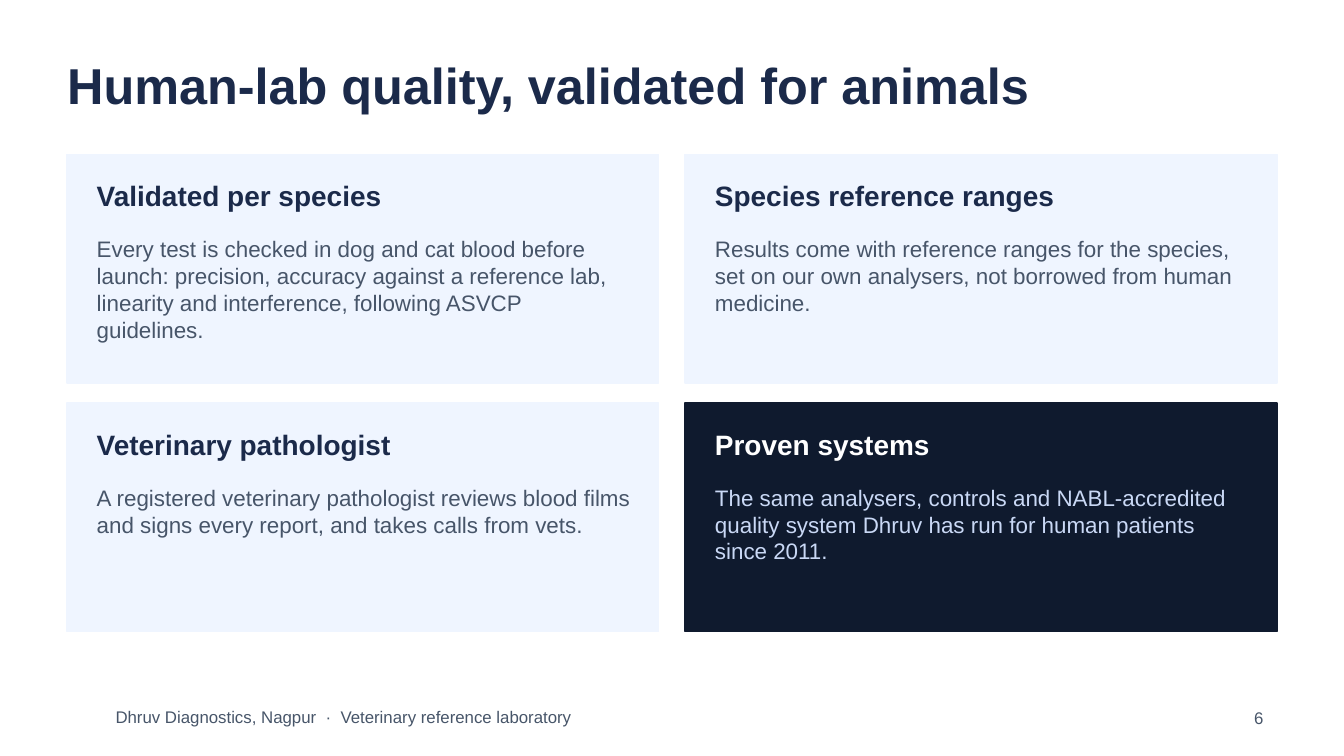
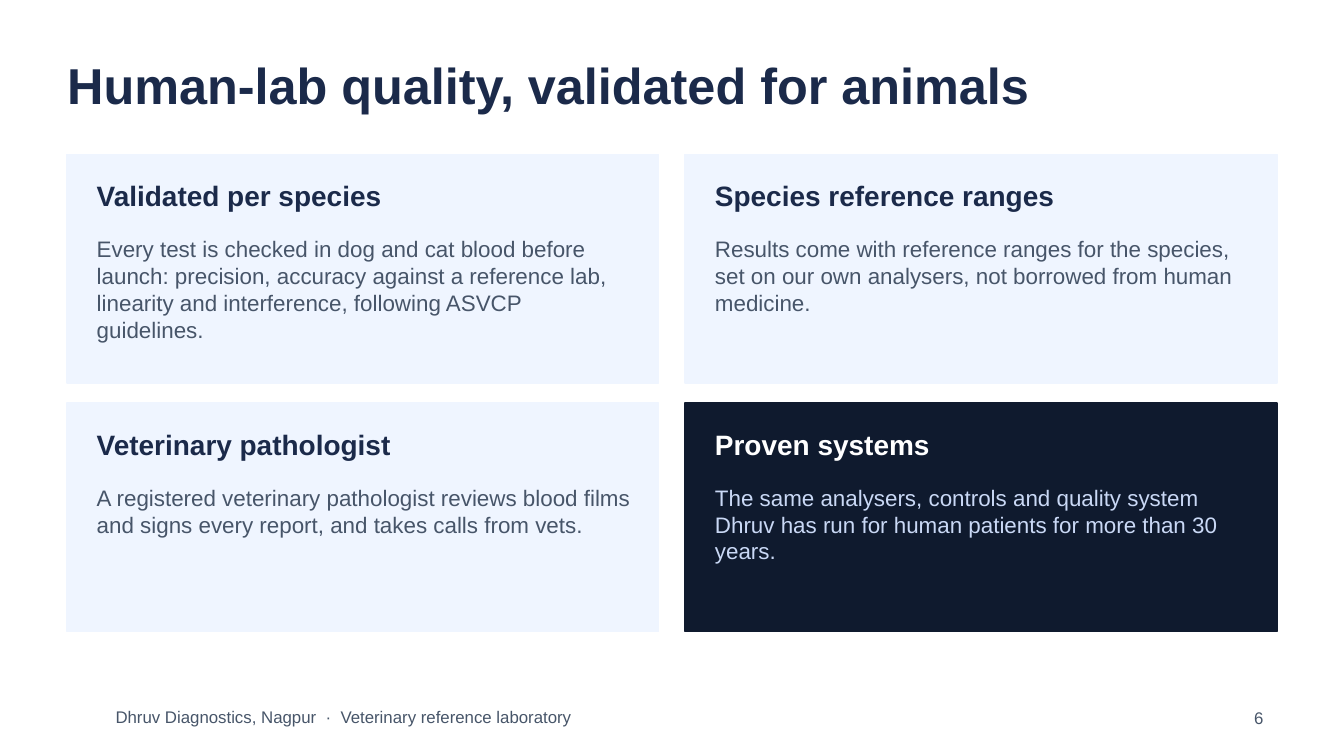
Before and after one commit to Ani6/BlisteringBlockchain, a slide deck: slide 6 of dhruv-athlete-healthcheck/veterinary/Dhruv_Veterinary_Reference_Lab_Pitch_Deck.pptx. Drawn at 1344x756 pixels with LibreOffice and Linux fonts; fonts in the diff are those of the drawing; background and template pictures are left out. Boxes give left, top, right and bottom in pixels: in the first picture for what was removed or moved away, otherwise in the second. Text is boxed around its words. In the diff, an @@ line names an element or a change of style, - is before the commit and + after.

```diff
--- a/dhruv-athlete-healthcheck/veterinary/Dhruv_Veterinary_Reference_Lab_Pitch_Deck.pptx
+++ b/dhruv-athlete-healthcheck/veterinary/Dhruv_Veterinary_Reference_Lab_Pitch_Deck.pptx
@@ text at (x1=715, y1=489, x2=1217, y2=564): text changed @@
-The same analysers, controls and NABL-accredited quality system Dhruv has run for human patients since 2011.
+The same analysers, controls and quality system Dhruv has run for human patients for more than 30 years.
```
Also in this commit, not shown: 1 other slide changed, 4 other files.
